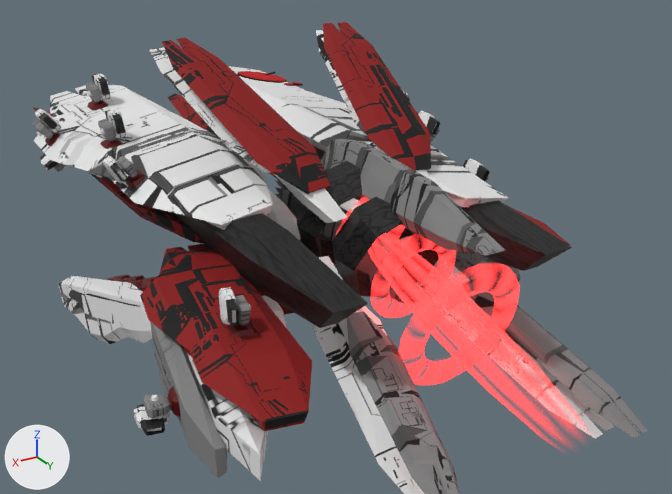
What one commit did to the Blender file Mephisto/mephisto.blend.
Both versions are drawn from a 50 mm camera at (4.31, 8.81, 3.26) aimed at (-0.45, 0.88, -0.71). The axes (+X, +Y, +Z) are drawn at lower left. The lights are the same throughout.

The scene before the commit, as lines of its bpy script (objects in view):
```python
ob_base_multi_glow = bpy.data.objects.new('base_multi_glow', me_base_002)
ob_base_multi_glow.location = (0.0, 0.0, 0.0)
ob_base_multi_glow.scale = (0.223, 2.65, 0.316)
ob_glow_001 = bpy.data.objects.new('glow.001', me_glow_003)
ob_glow_001.location = (0.0, 2.92, -0.12)
ob_glow_001.rotation_euler = (1.197, 0.0, 0.0)  # degrees (69, 0, 0)
ob_glow_001.scale = (0.335, 0.408, 0.258)
ob_glow_002 = bpy.data.objects.new('glow.002', me_glow_002)
ob_glow_002.location = (0.0, 2.26, 0.07)
ob_glow_002.rotation_euler = (1.197, 0.0, 0.0)  # degrees (69, 0, 0)
ob_glow_002.scale = (0.299, 0.364, 0.23)
ob_glow_003 = bpy.data.objects.new('glow.003', me_glow_004)
ob_glow_003.location = (0.0, 3.57, -0.33)
ob_glow_003.rotation_euler = (1.197, 0.0, 0.0)  # degrees (69, 0, 0)
ob_glow_003.scale = (0.452, 0.549, 0.347)
ob_glow_jet = bpy.data.objects.new('glow_jet', me_glow_jet)
ob_glow_jet.location = (0.0, 3.67, -0.32)
ob_glow_jet.rotation_euler = (1.33, 0.0, 0.0)  # degrees (76, 0, 0)
ob_glow_jet.scale = (0.297, 0.128, 1.59)
```
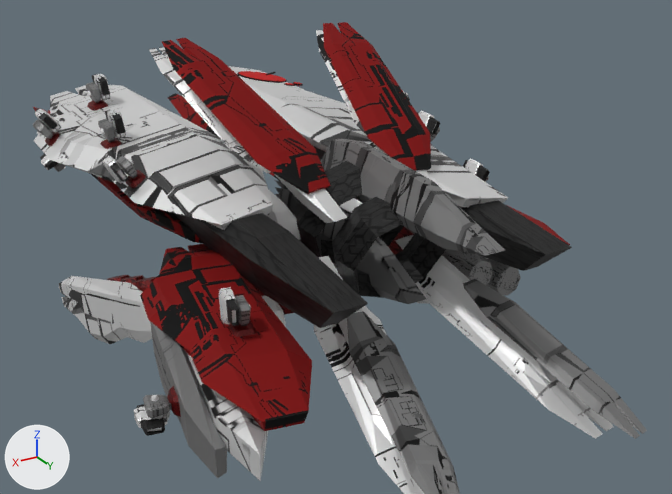
Edits to the bpy script that builds the scene:
```text
Change mat_steel_hex_grey_001:
    where n1 = _N.new('ShaderNodeBsdfPrincipled'); n1.name = 'Principled BSDF'
    n1.inputs[1].default_value: 0.3 -> 0.5  # 'Metallic'
Change mat_hull_white_001:
    where n1 = _N.new('ShaderNodeBsdfPrincipled'); n1.name = 'Principled BSDF'
    remove n1.inputs[2].default_value = 0.8  # 'Roughness'
    add n1.inputs[1].default_value = 0.5  # 'Metallic'
Change mat_hull_grey_001:
    where n1 = _N.new('ShaderNodeBsdfPrincipled'); n1.name = 'Principled BSDF'
    remove n1.inputs[2].default_value = 0.8  # 'Roughness'
    add n1.inputs[1].default_value = 0.5  # 'Metallic'
Change mat_white_001:
    mat_white_001.roughness: 1.0 -> 0.5
    mat_white_001.metallic: 0.0 -> 0.5
Change mat_steel_hex_red_001:
    where n1 = _N.new('ShaderNodeBsdfPrincipled'); n1.name = 'Principled BSDF'
    n1.inputs[1].default_value: 0.3 -> 0.5  # 'Metallic'
Change mat_hull_red_001:
    where n1 = _N.new('ShaderNodeBsdfPrincipled'); n1.name = 'Principled BSDF'
    add n1.inputs[1].default_value = 0.5  # 'Metallic'
Remove ob_glow_002:
    ob_glow_002 = bpy.data.objects.new('glow.002', me_glow_002)
    ob_glow_002.location = (0.0, 2.26, 0.07)
    ob_glow_002.rotation_euler = (1.197, 0.0, 0.0)  # degrees (69, 0, 0)
    ob_glow_002.scale = (0.299, 0.364, 0.23)
Remove ob_glow_001:
    ob_glow_001 = bpy.data.objects.new('glow.001', me_glow_003)
    ob_glow_001.location = (0.0, 2.92, -0.12)
    ob_glow_001.rotation_euler = (1.197, 0.0, 0.0)  # degrees (69, 0, 0)
    ob_glow_001.scale = (0.335, 0.408, 0.258)
Remove ob_glow_003:
    ob_glow_003 = bpy.data.objects.new('glow.003', me_glow_004)
    ob_glow_003.location = (0.0, 3.57, -0.33)
    ob_glow_003.rotation_euler = (1.197, 0.0, 0.0)  # degrees (69, 0, 0)
    ob_glow_003.scale = (0.452, 0.549, 0.347)
Remove ob_glow_jet:
    ob_glow_jet = bpy.data.objects.new('glow_jet', me_glow_jet)
    ob_glow_jet.location = (0.0, 3.67, -0.32)
    ob_glow_jet.rotation_euler = (1.33, 0.0, 0.0)  # degrees (76, 0, 0)
    ob_glow_jet.scale = (0.297, 0.128, 1.59)
```

What differs and where, as boxes (x1, y1, x2, y2) in the pictures (672 x 494 px):
'base_multi_glow', surface changed: (32, 22, 647, 494) in both
'glow.003', deleted: before (400, 264, 520, 385)
'glow_jet', deleted: before (368, 233, 523, 376)
'glow.001', deleted: before (371, 239, 456, 318)
'glow.002', deleted: before (336, 198, 405, 244)
